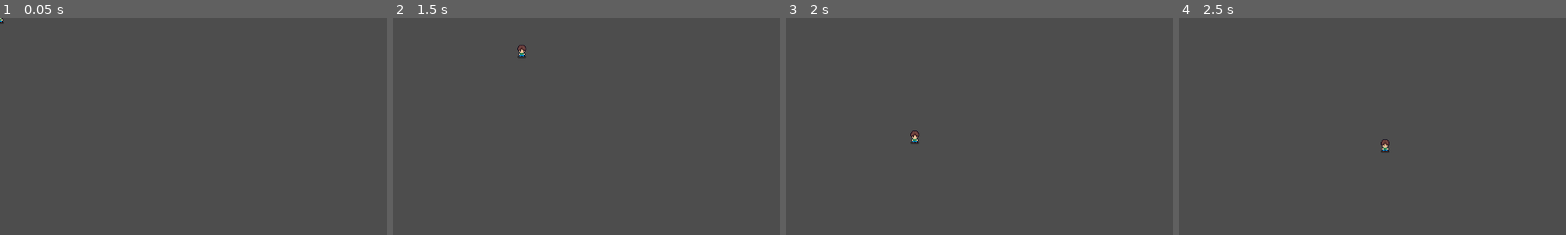
Above: before the commit, frames 1-4 (left to right).
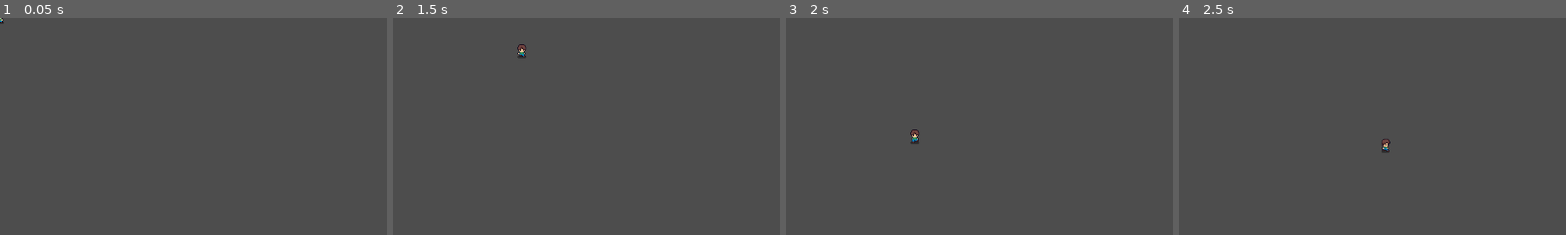
Above: after the commit, the same moments.

Repository: VictorPrazeres/swordFantasy
Game: Godot game, scene res://player/player.tscn
The game is run twice, just before and just after one commit, with the same random seed, the same clock (stepped at 60 frames per second) and the same inputs. The project has no main scene, so this scene is started directly.
Inputs:
- Up to frame 1 (0.05 s): no input
- Up to frame 2 (1.5 s): tap Enter at 0.5 s; hold D (move_right) 0.53-1.28 s; tap Space at 1.25 s; hold S (move_down) from 1.28 s (still down)
- Up to frame 3 (2 s): keep holding S (move_down)
- Up to frame 4 (2.5 s): tap Enter at 2 s; release S (move_down) at 2.03 s; hold D (move_right) from 2.03 s (still down)
The pictures show only the part of the screen within x 0-50%, y 0-50%; the shares and areas given below are measured in that part.

Frame 1 is identical in both runs. In frame 2, less than 0.1% of the frame differs, in the area x 32-35%, y 12-18%; in frame 3, less than 0.1%, in the area x 32-35%, y 51-58%; in frame 4, less than 0.1%.

Commit message:
feat(anim): integrate character animations via code
Connect character state logic to the animation controller to trigger
animations programmatically during gameplay.

Diff:
--- a/player/player.gd
+++ b/player/player.gd
@@ -1,6 +1,9 @@
 extends CharacterBody2D
 
 @export var _movement_velocity: float = 128.0
+@export var _player_animator: AnimationPlayer
+
+var _animation_suffix: String = "_down"
 
 func _physics_process(_delta: float) -> void:
 	var direcao = Input.get_vector(
@@ -9,3 +12,32 @@
 
 	velocity = direcao * _movement_velocity
 	move_and_slide()
+
+	_animation_suffix = _character_suffix()
+	_animate()
+
+
+func _character_suffix() -> String:
+	var _horizontal_input: float = Input.get_axis("move_left", "move_right")
+
+	if _horizontal_input == -1:
+		return "_left"
+
+	if _horizontal_input == +1:
+		return "_right"
+
+	var _vertical_input: float = Input.get_axis("move_up", "move_down")
+
+	if _vertical_input == -1:
+		return "_up"
+
+	if _vertical_input == +1:
+		return "_down"
+	return _animation_suffix
+
+
+func _animate():
+	if velocity:
+		_player_animator.play("walking" + _animation_suffix)
+		return
+	_player_animator.play("idle" + _animation_suffix)
--- a/player/player.tscn
+++ b/player/player.tscn
@@ -607,9 +607,10 @@
 "walking_up": SubResource("Animation_ejhfy")
 }
 
-[node name="Player" type="CharacterBody2D"]
+[node name="Player" type="CharacterBody2D" node_paths=PackedStringArray("_player_animator")]
 script = ExtResource("1_8y3v2")
 _movement_velocity = 256.0
+_player_animator = NodePath("PlayerAnimator")
 
 [node name="Texture" type="Sprite2D" parent="."]
 texture = ExtResource("2_4umdh")
